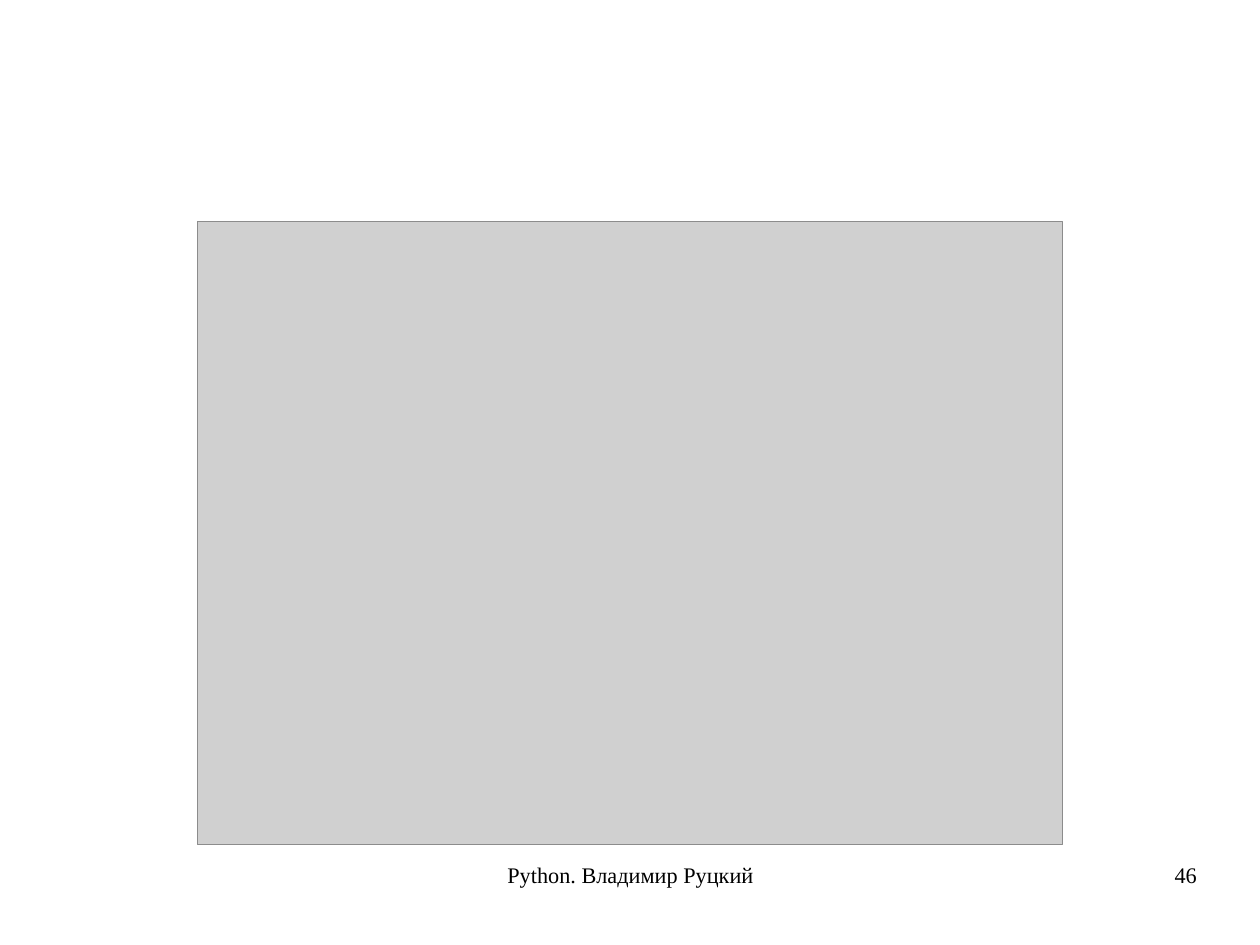
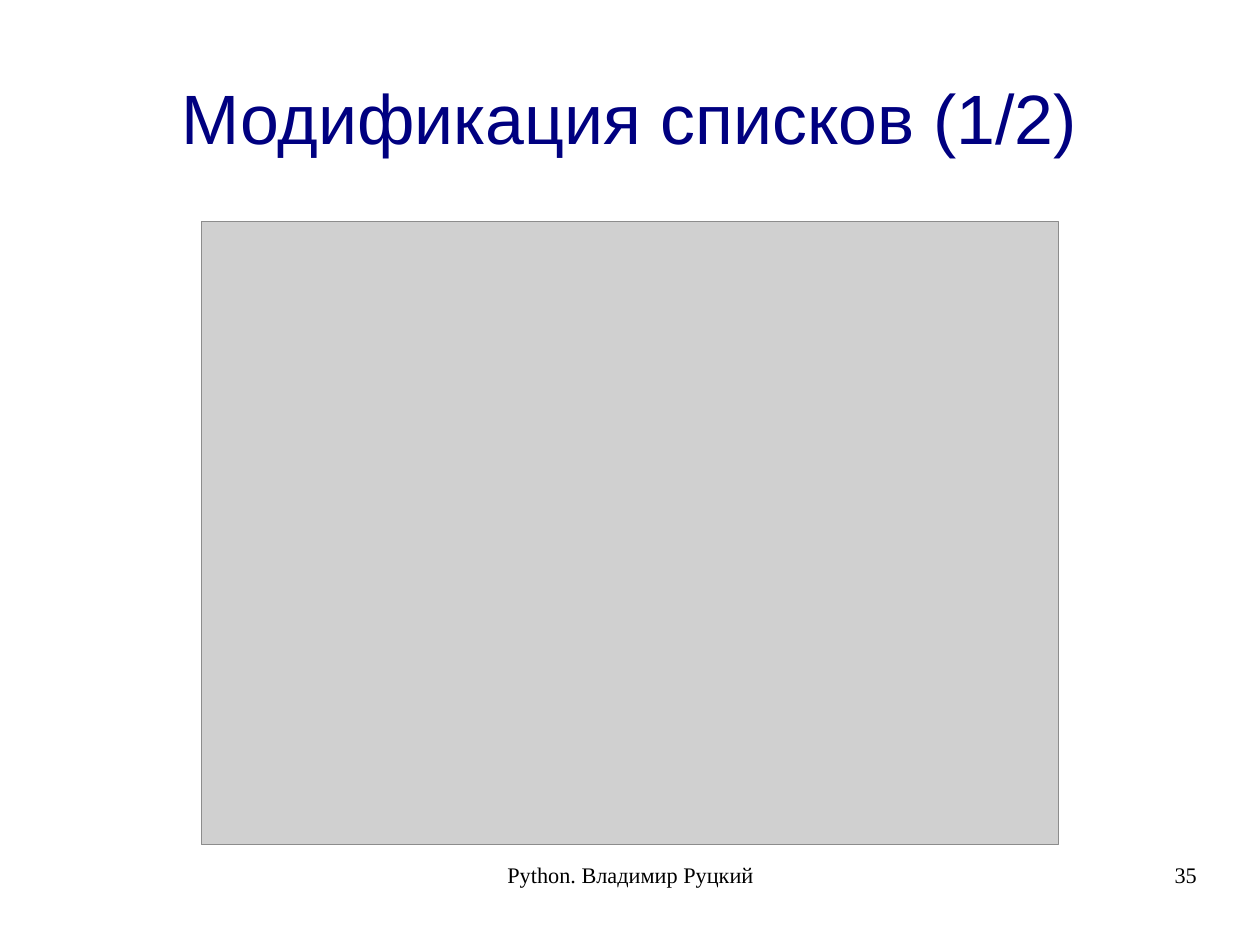
Before and after one commit to rutsky/python-course, a slide deck: slide 35 of 00_introduction.odp (slide 46 before the commit). Drawn at 1260x945 pixels with LibreOffice and Linux fonts; fonts in the diff are those of the drawing; grey boxes stand for pictures. Boxes give left, top, right and bottom in pixels: in the first picture for what was removed or moved away, otherwise in the second. Text is boxed around its words. In the diff, an @@ line names an element or a change of style, - is before the commit and + after.

```diff
--- a/00_introduction.odp
+++ b/00_introduction.odp
@@ title added at box(181, 93, 1078, 157), 44 pt, text #000080 @@
+Модификация списков (1/2)
@@ picture: place and size @@
-picture at box(198, 221, 1063, 845)
+picture at box(201, 221, 1059, 845)
@@ page number at box(1175, 868, 1197, 884): text changed @@
-46
+35
```
Also in this commit, not shown: 20 other slides changed, 2 slides added, 1 slide removed.
